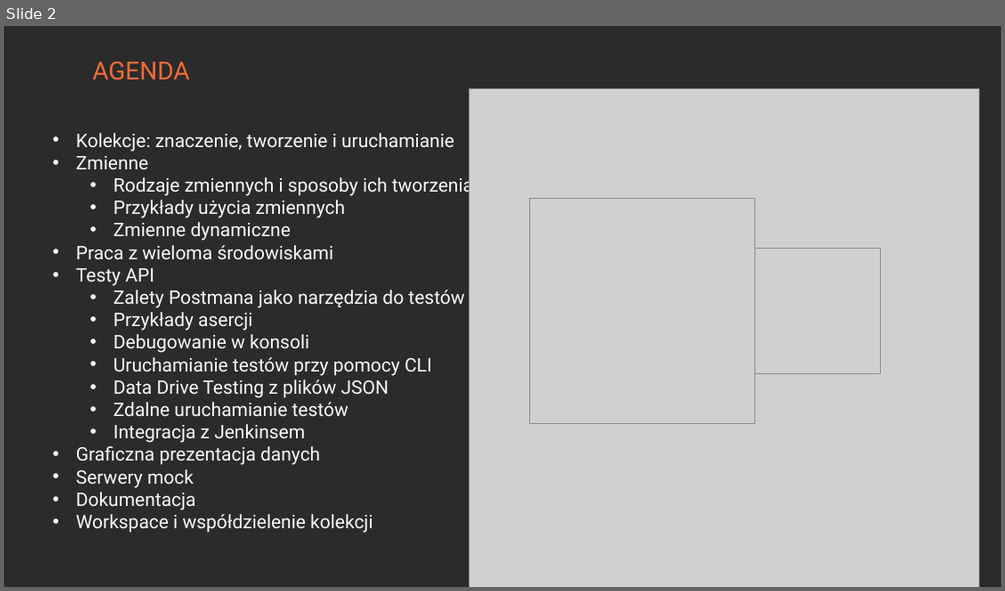
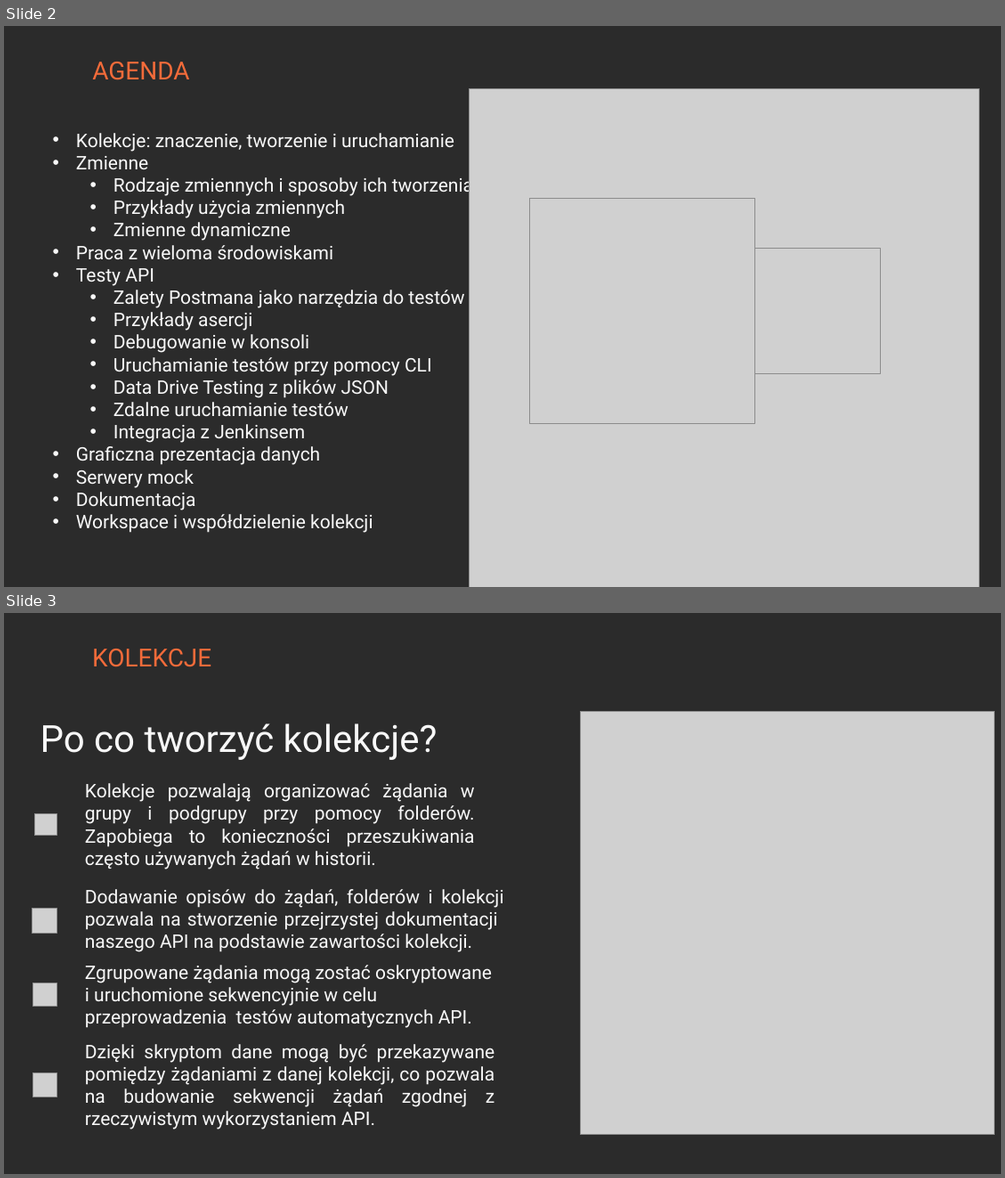
Before and after one commit to jaroslawjusiak/UserManager, a slide deck: Postman.pptx. Shown one above the other, each under a label of ours: slide 2 before the commit, slides 2 and 3 after it. The pictures are 1005x591 and 1005x1178 pixels, drawn with LibreOffice and Linux fonts; fonts in the diff are those of the drawing; grey boxes stand for pictures; background and template pictures are left out; a plain dark background stands for a picture behind light text. Boxes give left, top, right and bottom in pixels: in the first picture for what was removed or moved away, otherwise in the second. Text is boxed around its words. In the diff, an @@ line names an element or a change of style, - is before the commit and + after.

```diff
--- a/Postman.pptx
+++ b/Postman.pptx
@@ slide 3 added at (4,613,1001,1174), background picture (left out) @@
@@ text added at (92,649,211,667), 24 pt, text #F36B3A @@
+KOLEKCJE
@@ picture added at (580,712,994,1135) @@
@@ text added at (40,723,437,760), 36 pt, text #F8F8F8 @@
+Po co tworzyć kolekcje?
@@ text added at (85,783,475,869), 18 pt, text #F8F8F8 @@
+Kolekcje pozwalają organizować żądania w grupy i podgrupy przy pomocy folderów. Zapobiega to konieczności przeszukiwania często używanych żądań w historii.
@@ picture added at (34,813,57,835) @@
@@ text added at (85,889,503,952), 18 pt, text #F8F8F8 @@
+Dodawanie opisów do żądań, folderów i kolekcji
+pozwala na stworzenie przejrzystej dokumentacji
+naszego API na podstawie zawartości kolekcji.
@@ picture added at (32,908,57,933) @@
@@ picture added at (33,983,57,1006) @@
@@ text added at (85,965,492,1028), 18 pt, text #F8F8F8 @@
+Zgrupowane żądania mogą zostać oskryptowane i uruchomione sekwencyjnie w celu przeprowadzenia testów automatycznych API.
@@ text added at (85,1044,495,1129), 18 pt, text #F8F8F8 @@
+Dzięki skryptom dane mogą być przekazywane pomiędzy żądaniami z danej kolekcji, co pozwala na budowanie sekwencji żądań zgodnej z rzeczywistym wykorzystaniem API.
@@ picture added at (33,1073,57,1097) @@
```
Also in this commit, not shown: 2 other slides added, 1 slide removed.
